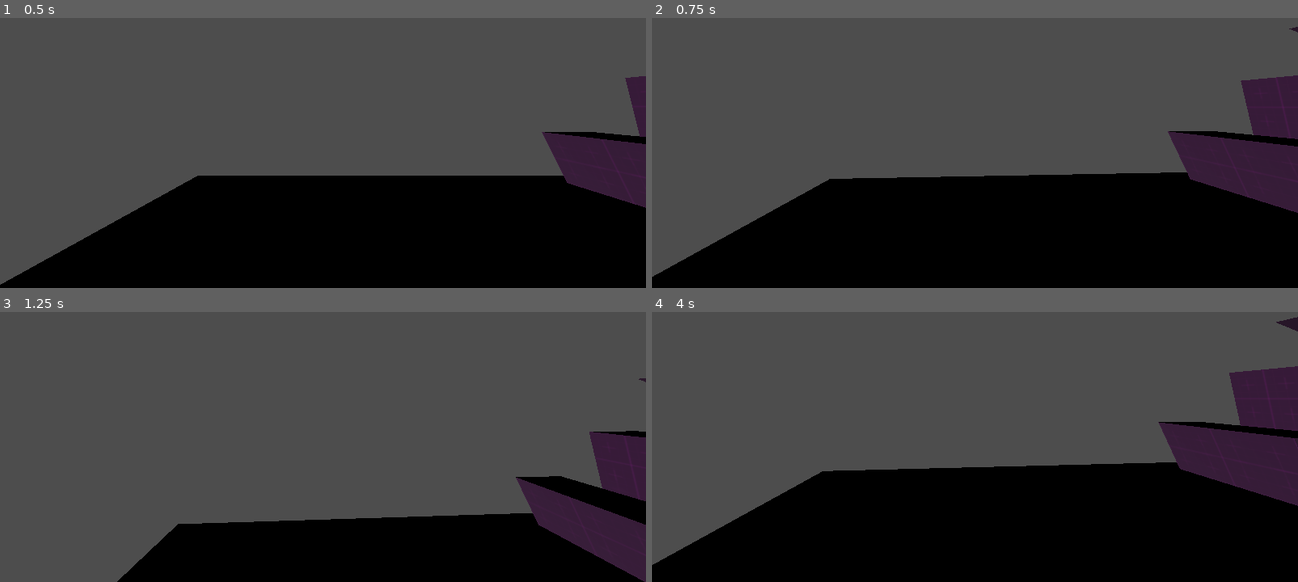
Above: before the commit, frames 1-4 (two rows, left to right).
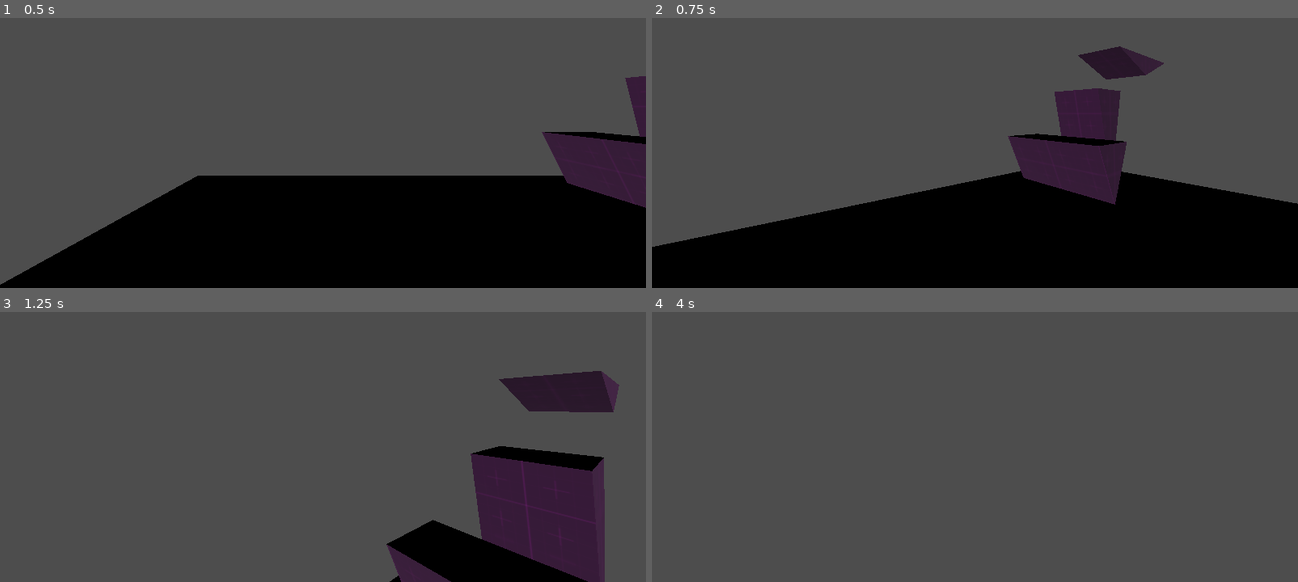
Above: after the commit, the same moments.

Repository: TabathaAGWilliams/AnneBelkAtDark
Game: Godot game, scene res://main.tscn
Same seed, same stepped clock (60 frames per second), same inputs: the game is played once before the commit and once after it.
Inputs (mouse positions are in pixels of both pictures, inside the frame that each line leads up to):
- Up to frame 1 (0.5 s): no input
- Up to frame 2 (0.75 s): move the mouse to (1007, 104) at 0.52 s; hold W (forward) from 0.53 s (still down)
- Up to frame 3 (1.25 s): keep holding W (forward); tap Space (jump) at 0.77 s
- Up to frame 4 (4 s): keep holding W (forward); move the mouse to (942, 401) at 1.27 s; tap Space (jump) at 1.52, 3.02, 3.77 s; move the mouse to (987, 393) at 2.02 s; tap Enter at 2.75 s; move the mouse to (968, 406) at 2.77 s; move the mouse to (1020, 403) at 3.52 s

Frame 1 is identical in both runs. In frame 2, 15% of the frame differs, in the area x 0-100%, y 3-96%; in frame 3, 22%; in frame 4, 43%, in the area x 0-100%, y 1-100%.

Commit message:
finished 3d movement

Diff:
--- a/character_body_3d.gd
+++ b/character_body_3d.gd
@@ -1,12 +1,13 @@
 extends CharacterBody3D
 
-@onready var camera = $Camera3D
+@onready var joint = $Neck
+@onready var camera = $Neck/Eyes
 
 const SPEED = 5.0
 const JUMP_VELOCITY = 4.5
 
 var camLock = true
-var camSens = 0.001
+var camSens = 0.01
 var camPitch = 0
 
 func _ready():
@@ -23,11 +24,8 @@
 func _unhandled_input(event):
 	if event is InputEventMouseMotion:
 		if camLock:
-			camera.rotate_y(-event.relative.x * camSens)
-			camPitch -= event.relative.y * camSens
-			camPitch = clamp(camPitch, deg_to_rad(-80), deg_to_rad(80))
-			camera.rotation.x = camPitch
-
+			camera.rotate_x(-event.relative.y * camSens)
+			joint.rotate_y(-event.relative.x * camSens)
 
 func _physics_process(delta: float) -> void:
 	# Add the gravity.
@@ -41,8 +39,8 @@
 
 	# Get the input direction and handle the movement/deceleration.
 	# As good practice, you should replace UI actions with custom gameplay actions.
-	var input_dir := Input.get_vector("ui_left", "ui_right", "ui_up", "ui_down")
-	var direction := (transform.basis * Vector3(input_dir.x, 0, input_dir.y)).normalized()
+	var input_dir := Input.get_vector("left", "right", "forward", "backward")
+	var direction = (joint.transform.basis * Vector3(input_dir.x, 0, input_dir.y)).normalized()
 	if direction:
 		velocity.x = direction.x * SPEED
 		velocity.z = direction.z * SPEED
--- a/player.tscn
+++ b/player.tscn
@@ -12,8 +12,10 @@
 [node name="CollisionShape3D" type="CollisionShape3D" parent="." unique_id=459954340]
 shape = SubResource("CapsuleShape3D_onrkg")
 
-[node name="Camera3D" type="Camera3D" parent="." unique_id=1101009581]
+[node name="MeshInstance3D" type="MeshInstance3D" parent="." unique_id=894009507]
+mesh = SubResource("CapsuleMesh_4flbx")
+
+[node name="Neck" type="Node3D" parent="." unique_id=2117274756]
 transform = Transform3D(1, 0, 0, 0, 1, 0, 0, 0, 1, 0, 0.5, 0)
 
-[node name="MeshInstance3D" type="MeshInstance3D" parent="." unique_id=894009507]
-mesh = SubResource("CapsuleMesh_4flbx")
+[node name="Eyes" type="Camera3D" parent="Neck" unique_id=1101009581]
